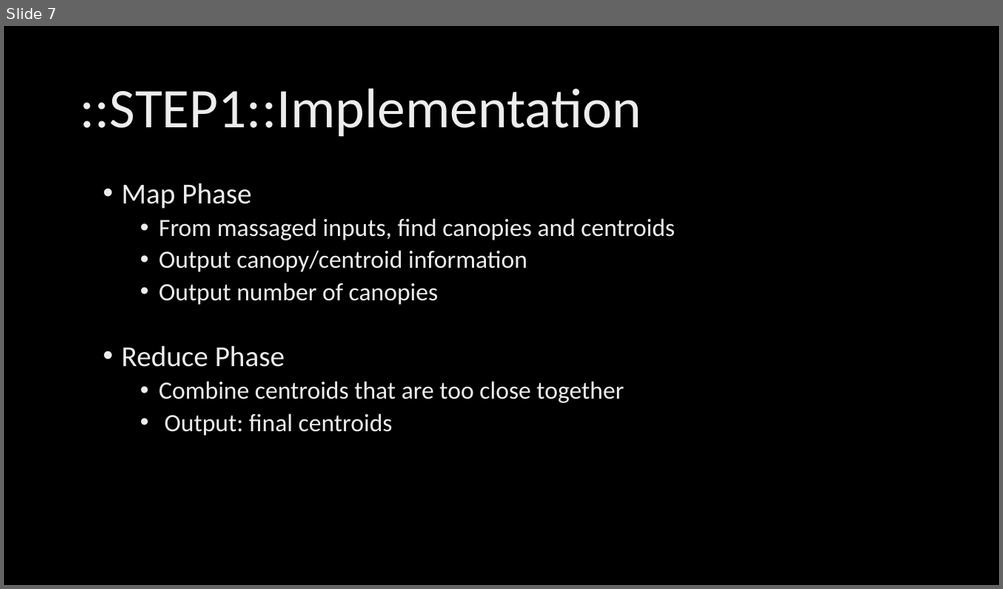
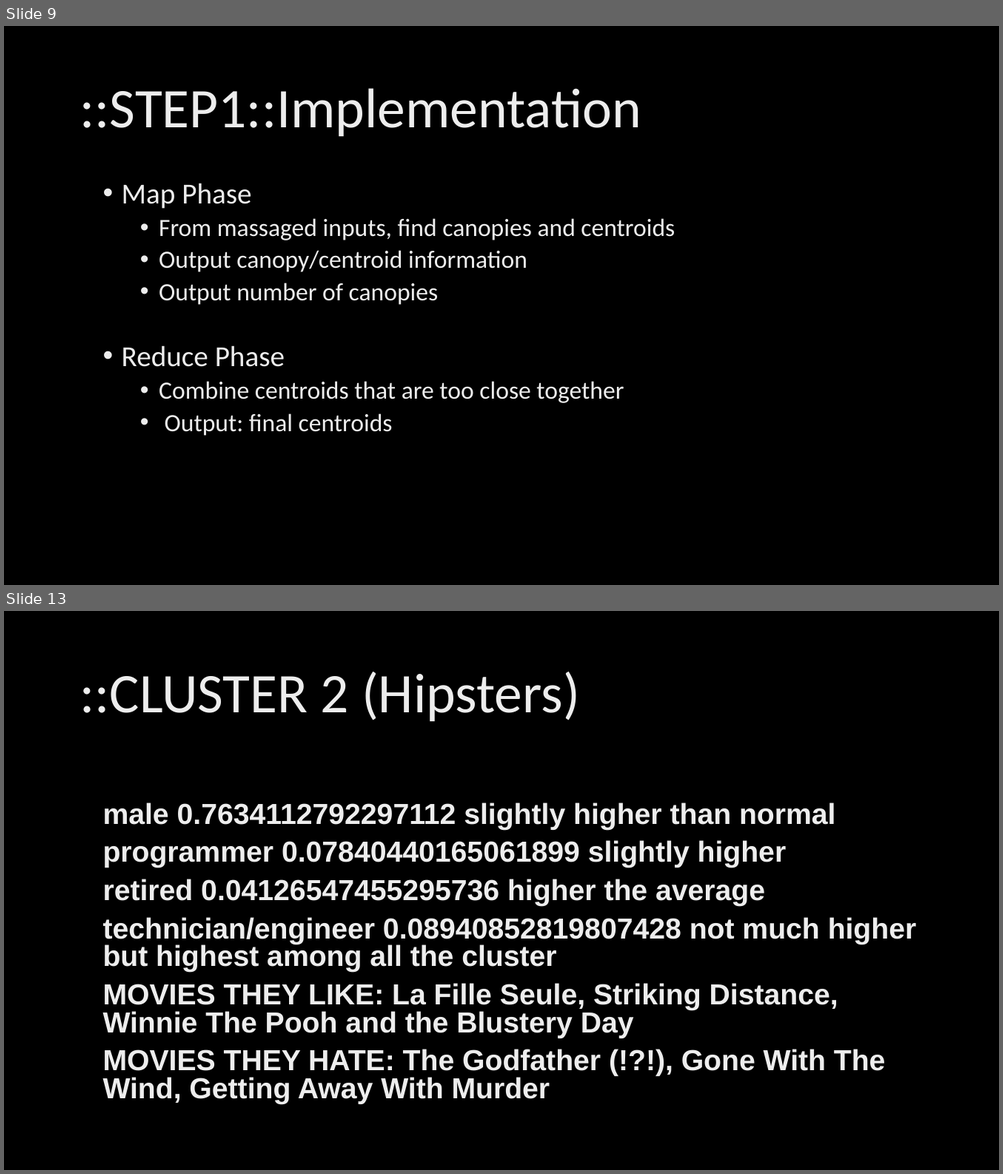
Before and after one commit to ahmed-k/CS757FinalProject, a slide deck: documentation/CS757 - Final Project Presentation.pptx. Shown one above the other, each under a label of ours: slide 7 before the commit, slides 9 and 13 after it; the slides between them are not shown. The pictures are 1003x589 and 1003x1174 pixels, drawn with LibreOffice and Linux fonts; fonts in the diff are those of the drawing; background and template pictures are left out. Boxes give left, top, right and bottom in pixels: in the first picture for what was removed or moved away, otherwise in the second. Text is boxed around its words. In the diff, an @@ line names an element or a change of style, - is before the commit and + after.

```diff
--- a/documentation/CS757 - Final Project Presentation.pptx
+++ b/documentation/CS757 - Final Project Presentation.pptx
@@ slide 13 added at (4,611,999,1170), background picture (left out) @@
@@ title added at (79,672,580,722), 54 pt, text gradient #BFBFBF to #EDEDED to #FFFFFF @@
+::CLUSTER 2 (Hipsters)
@@ text added at (103,803,916,1105), 28 pt, text gradient #BFBFBF to #EDEDED to #FFFFFF, bold @@
+male 0.7634112792297112 slightly higher than normal
+programmer 0.07840440165061899 slightly higher
+retired 0.04126547455295736 higher the average
+technician/engineer 0.08940852819807428 not much higher but highest among all the cluster
+MOVIES THEY LIKE: La Fille Seule, Striking Distance, Winnie The Pooh and the Blustery Day
+MOVIES THEY HATE: The Godfather (!?!), Gone With The Wind, Getting Away With Murder
@@ what was slide 7 is now slide 9 @@
```
Also in this commit, not shown: 3 slides changed, 9 other slides added.
